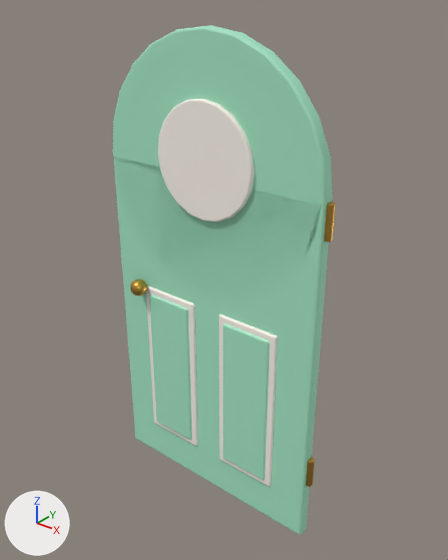
An edit to the glTF model assets/custom/models/door-arched.glb, drawn before and after from the same camera.
The view is the same before and after, from a 50 mm lens placed at (1.54, -1.84, 2.29), pointed at (0.03, 0.05, 1.12). Lighting does not change. The marker at lower left points along +X, +Y and +Z. The picture after the commit comes second. Vertices at exactly the same position are counted once.

Before the edit, the objects in view are built like this:
```python
mat_door_brass = principled_material('door_brass')
mat_door_brass.base_color = (0.694, 0.392, 0.0762)  # orange #d9a84e
mat_door_brass.metallic = 1.0
mat_door_brass.roughness = 0.35
me_door_arched = bpy.data.meshes.new('door-arched')
me_door_arched.from_pydata(...)  # 1848 vertices, 3620 faces; spans x -0.54..0.56, y -0.11..0.11, z 0.0..2.14
# faces by material slot: [1216, 1384, 704, 316]
me_door_arched.materials.append(mat_door_paint)  # green #a6e8c6
me_door_arched.materials.append(mat_door_trim)  # white #fff8ee
me_door_arched.materials.append(mat_door_brass)  # orange #d9a84e
me_door_arched.materials.append(mat_door_glass)  # blue #cfefff
ob_door_arched = bpy.data.objects.new('door-arched', me_door_arched)
ob_door_arched.location = (0.0, 0.0, 0.0)
```
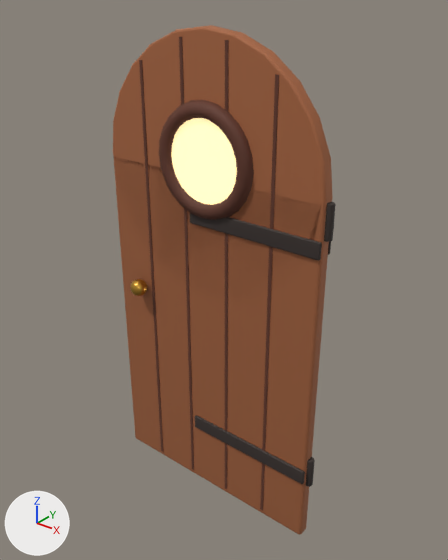
The change, as a list of edits to the scene's bpy script:
```text
Change mat_door_brass:
    where n0 = _N.new('ShaderNodeBsdfPrincipled'); n0.name = 'Principled BSDF'
    remove n0.inputs[0].default_value = (0.694, 0.392, 0.0762, 1.0)  # 'Base Color', orange #d9a84e
    add n2 = _N.new('ShaderNodeMix'); n2.name = 'Mix'
    add n2.data_type = 'RGBA'
    add n2.blend_type = 'MULTIPLY'
    add n2.inputs[0].default_value = 1.0  # 'Factor'
    add n2.inputs[7].default_value = (0.672, 0.371, 0.0612, 1.0)  # 'B', orange #d6a446
    add n3 = _N.new('ShaderNodeVertexColor'); n3.name = 'Color Attribute'
    add _L.new(n2.outputs[2], n0.inputs[0])  # 'Result' to 'Base Color'
    add _L.new(n3.outputs[0], n2.inputs[6])  # 'Color' to 'A'
Add mat_paint:
    mat_paint = bpy.data.materials.new('paint')
    mat_paint.use_nodes = True; mat_paint.node_tree.nodes.clear()
    _N = mat_paint.node_tree.nodes; _L = mat_paint.node_tree.links
    n0 = _N.new('ShaderNodeBsdfPrincipled'); n0.name = 'Principled BSDF'
    n0.inputs[2].default_value = 0.72  # 'Roughness'
    n1 = _N.new('ShaderNodeOutputMaterial'); n1.name = 'Material Output'
    n2 = _N.new('ShaderNodeVertexColor'); n2.name = 'Color Attribute'
    _L.new(n0.outputs[0], n1.inputs[0])  # 'BSDF' to 'Surface'
    _L.new(n2.outputs[0], n0.inputs[0])  # 'Color' to 'Base Color'
Change me_door_arched:
    used by ob_door_arched; location = (0.0, 0.0, 0.0)
    remove me_door_arched.from_pydata(...)  # 1848 vertices, 3620 faces; spans x -0.54..0.56, y -0.11..0.11, z 0.0..2.14
    remove me_door_arched.materials.append(mat_door_trim)  # white #fff8ee
    add me_door_arched.from_pydata(...)  # 1612 vertices, 3156 faces; spans x -0.54..0.56, y -0.11..0.11, z 0.0..2.14
    me_door_arched part 1: a new loose piece, a box spanning x 0.317..0.331, y -0.033..0.033, z 0.03..2.002, in mat_paint
    me_door_arched part 2: a new loose piece, a box spanning x 0.101..0.115, y -0.033..0.033, z 0.03..2.099, in mat_paint
    me_door_arched part 3: a new loose piece, a box spanning x -0.115..-0.101, y -0.033..0.033, z 0.03..2.099, in mat_paint
    me_door_arched part 4: a new loose piece, a box spanning x -0.331..-0.317, y -0.033..0.033, z 0.03..2.002, in mat_paint
    me_door_arched part 5: the loose piece of 96 vertices spanning x 0.07..0.37, y -0.04..-0.02, z 0.2..1.0 is scaled about its middle by (2.12, 0.736, 0.0804), then moved by (0.01, 0.0, -0.25), in mat_paint
    me_door_arched part 6: the loose piece of 96 vertices spanning x 0.07..0.37, y 0.02..0.04, z 0.2..1.0 is scaled about its middle by (2.12, 0.736, 0.0804), then moved by (0.01, -0.06, 0.81), in mat_paint
    me_door_arched part 7: the loose piece of 84 vertices spanning x 0.1..0.34, y -0.05..-0.03, z 0.23..0.97 is deleted
    me_door_arched part 8: the loose piece of 82 vertices spanning x -0.34..-0.1, y -0.05..-0.03, z 0.23..0.97 is deleted
    me_door_arched part 9: 36 vertices moved within x -0.19..0.19, y -0.05..0.05, z 1.46..1.84; 362 vertices removed from x -0.24..0.24, y -0.05..0.05, z 1.41..1.89; 426 vertices added at x -0.23..0.23, y -0.07..0.07, z 1.42..1.88
    me_door_arched part 10: 192 vertices removed from x -0.37..-0.07, y -0.04..0.04, z 0.2..1.0
    me_door_arched part 11: 568 faces spanning x -0.54..0.54, y -0.03..0.03, z 0.0..2.14 switch from mat_door_paint (green #a6e8c6) to mat_paint
    me_door_arched part 12: 312 faces spanning x 0.53..0.56, y -0.02..0.02, z 0.3..1.59 switch from mat_door_brass (orange #d9a84e) to mat_paint
    other edits to the shape of me_door_arched do not show in these pictures
```

Location of each change, (x1, y1, x2, y2) in pixels of the pictures (448 x 560 px; the box of a moved part takes in the faces that stretch with it):
'door-arched', recoloured, reshaped (darker): (113, 25, 336, 535) in both
part 1 of me_door_arched, added: after (260, 74, 279, 511)
part 2 of me_door_arched, added: after (225, 40, 229, 489)
part 3 of me_door_arched, added: after (179, 37, 194, 470)
part 4 of me_door_arched, added: after (139, 60, 163, 452)
part 5 of me_door_arched, moved or reshaped: before (219, 314, 277, 487); after (195, 415, 305, 484)
part 6 of me_door_arched, moved or reshaped (not visible before): after (190, 213, 322, 261)
part 7 of me_door_arched, deleted (green): before (223, 323, 270, 480)
part 8 of me_door_arched, deleted (green): before (149, 294, 192, 440)
part 9 of me_door_arched, moved or reshaped: before (158, 99, 255, 222); after (159, 100, 254, 220)
part 10 of me_door_arched, deleted: before (146, 286, 198, 446)
part 11 of me_door_arched, recoloured (darker): (113, 25, 333, 535) in both
part 12 of me_door_arched, recoloured: (306, 202, 336, 487) in both
